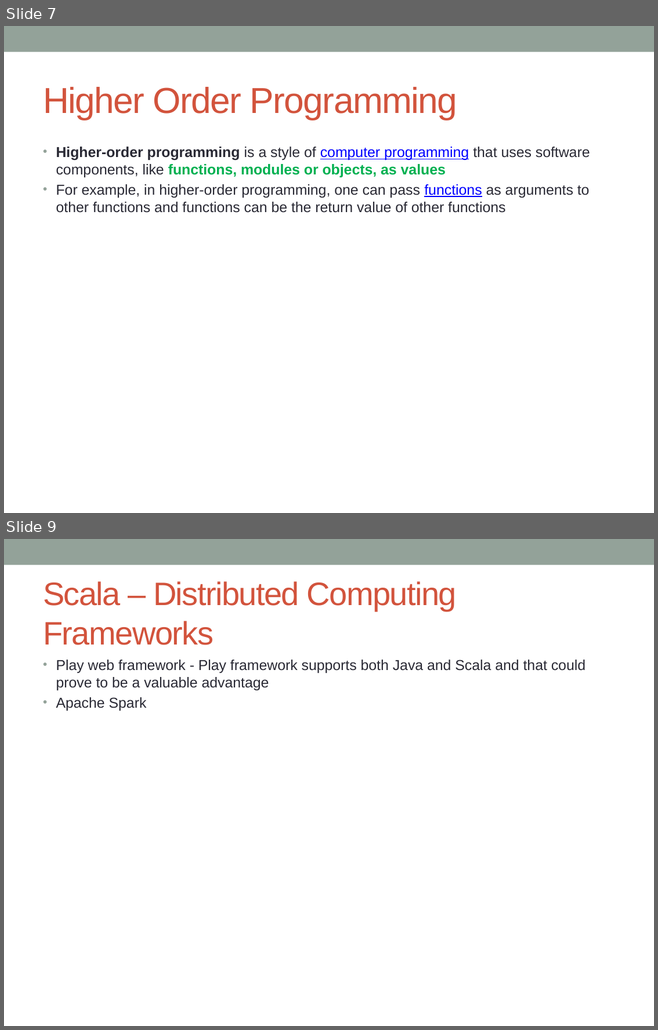
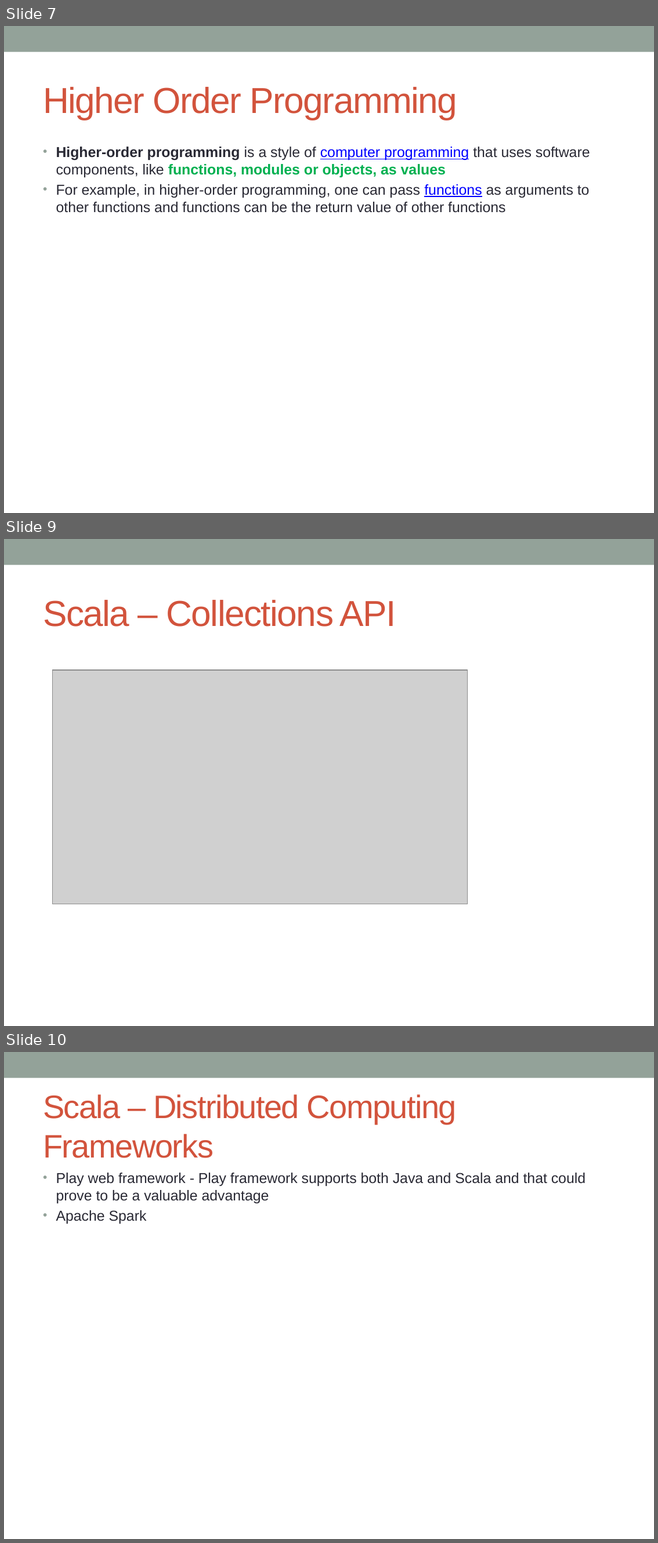
Before and after one commit to notionquest/ProjectDocumentation, a slide deck: Scala.pptx. Shown one above the other, each under a label of ours: slides 7 and 9 before the commit, slides 7, 9 and 10 after it; the slides between them are not shown. The pictures are 658x1030 and 658x1543 pixels, drawn with LibreOffice and Linux fonts; fonts in the diff are those of the drawing; grey boxes stand for pictures. Boxes give left, top, right and bottom in pixels: in the first picture for what was removed or moved away, otherwise in the second. Text is boxed around its words. In the diff, an @@ line names an element or a change of style, - is before the commit and + after.

Commit message:
scala collection update

```diff
--- a/Scala.pptx
+++ b/Scala.pptx
@@ slide 9 added at [4,539,654,1026], background #FFFFFF; not listed: 1 template element that a slide beside it also shows @@
@@ title added at [43,600,396,627], 40 pt, text #D2533C @@
+Scala – Collections API
@@ picture added at [53,670,468,904] @@
@@ what was slide 9 is now slide 10 @@
```
Also in this commit, not shown: 2 slides changed, 1 other file.
